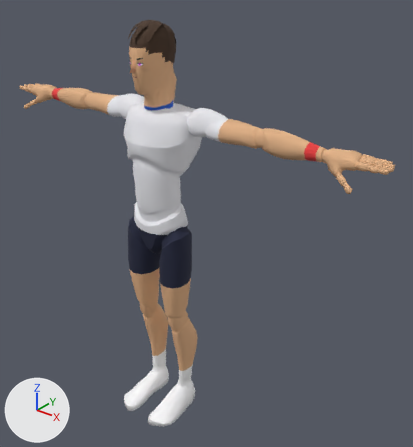
Before and after pictures for a commit that changed the glTF model sweetspot/models/players/p16.glb.
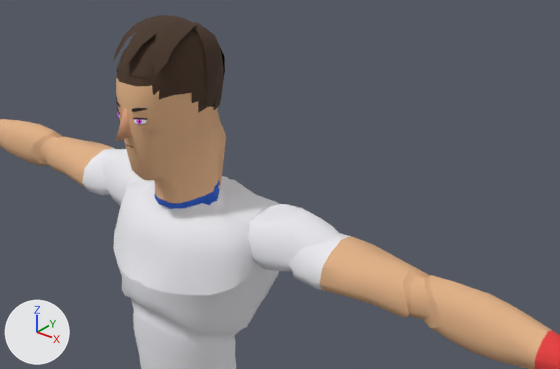
Each version is shown whole from a 50 mm camera at (1.573, -1.642, 2.074) aimed at (0.155, 0.13, 0.975), then close up from a 50 mm camera at (0.931, -0.874, 2.131) aimed at (0.183, 0.06, 1.552). Every picture has the same lights, and +X, +Y and +Z are marked at lower left. The last two pictures show the newer version. Vertices at exactly the same position are counted once.

Names of what the first close-up shows: 'Body', 'Face', 'Hair', 'Nose'.
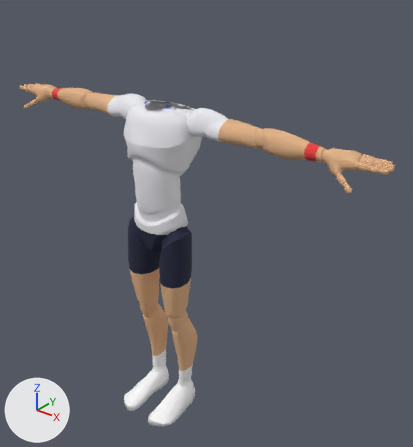
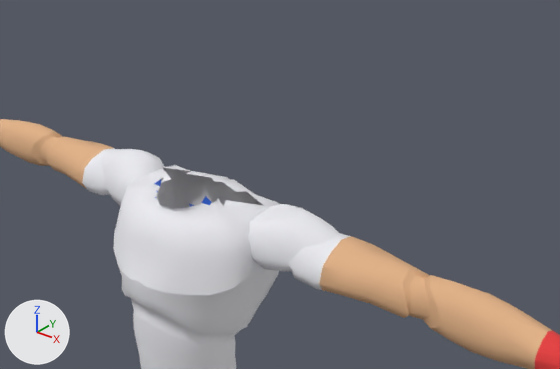
Edits to the scene script, one JSON object a line:
```json
{"block": "me_mannequin", "where": "# used by ob_body; location = (0.0, 0.0, 0.0)"}
{"op": "remove", "block": "me_mannequin", "code": "me_mannequin.from_pydata(...)  # 7378 vertices, 14511 faces; spans x -0.97..0.97, y -0.21..0.14, z 0.0..1.81"}
{"op": "add", "block": "me_mannequin", "code": "me_mannequin.from_pydata(...)  # 7088 vertices, 13890 faces; spans x -0.97..0.97, y -0.21..0.14, z 0.0..1.51"}
{"block": "me_mannequin", "change": "me_mannequin part 1: 3 vertices moved within x -0.01..0.01, y -0.04, z 1.49; 290 vertices removed from x -0.07..0.07, y -0.11..0.09, z 1.49..1.81"}
{"op": "remove", "block": "ob_face", "code": ["ob_face = bpy.data.objects.new('Face', me_face)", "ob_face.location = (0.0, 0.0, 0.0)"]}
{"op": "remove", "block": "ob_hair", "code": ["ob_hair = bpy.data.objects.new('Hair', me_hair)", "ob_hair.location = (0.0, 0.0, 0.0)"]}
{"op": "remove", "block": "ob_nose", "code": ["ob_nose = bpy.data.objects.new('Nose', me_nose)", "ob_nose.location = (0.0, 0.0, 0.0)"]}
```

Where the change shows, as pixel boxes [x1, y1, x2, y2] in the close-ups (560 x 369 px):
```json
{"object": "Body", "change": "reshaped", "before": [0, 36, 560, 369], "after": [0, 119, 560, 369]}
{"object": "Hair", "change": "deleted", "before": [112, 15, 225, 112], "on screen": "brown"}
{"object": "Nose", "change": "deleted", "before": [116, 109, 132, 141]}
{"object": "Face", "change": "deleted", "before": [116, 99, 147, 148]}
{"part": 1, "of": "me_mannequin", "change": "cut back", "before": [116, 36, 264, 211], "after": [159, 204, 184, 211]}
```
